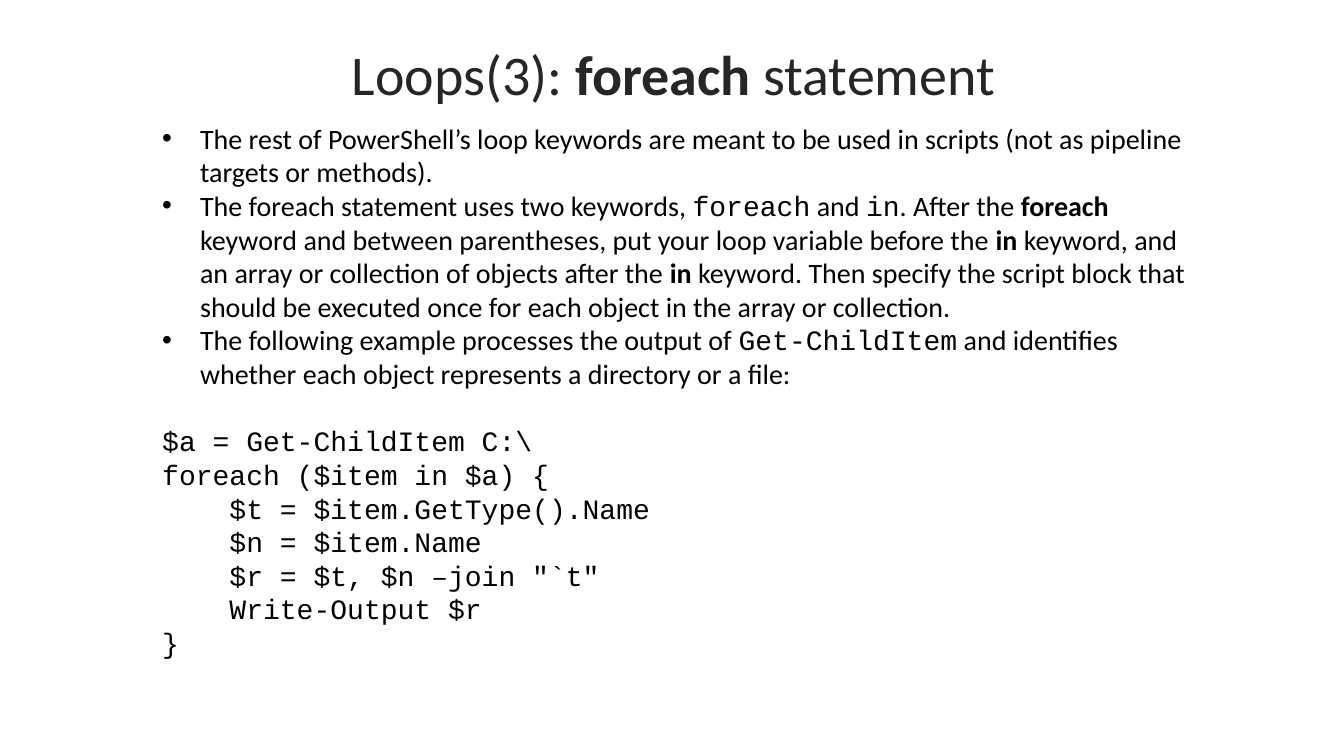
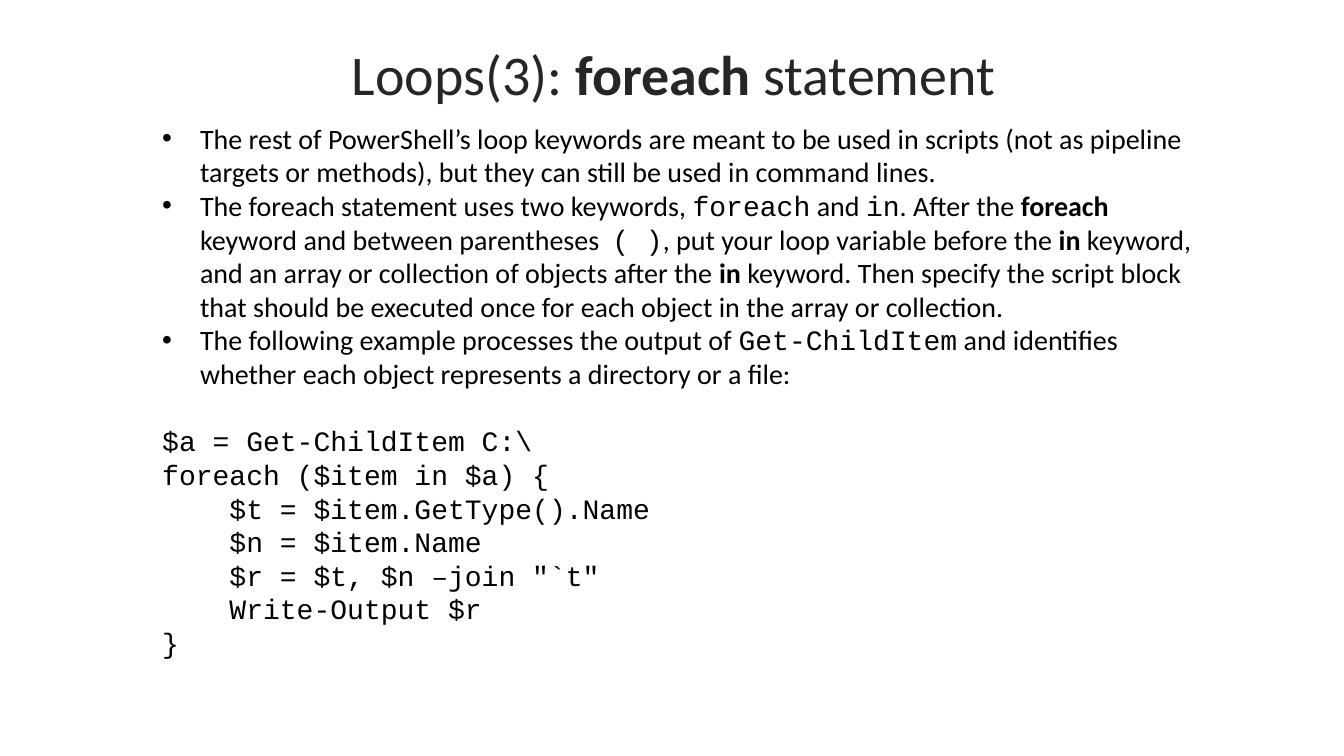
Before and after one commit to byui-cyber360/content, a slide deck: slide 11 of CYBER360-2.7-2.A-Control-Structures.pptx. Drawn at 1344x756 pixels with LibreOffice and Linux fonts; fonts in the diff are those of the drawing. Boxes give left, top, right and bottom in pixels: in the first picture for what was removed or moved away, otherwise in the second. Text is boxed around its words. In the diff, an @@ line names an element or a change of style, - is before the commit and + after.

```diff
--- a/CYBER360-2.7-2.A-Control-Structures.pptx
+++ b/CYBER360-2.7-2.A-Control-Structures.pptx
@@ text at (200,129,1191,322): text changed @@
-• The rest of PowerShell’s loop keywords are meant to be used in scripts (not as pipeline targets or methods).
-• The foreach statement uses two keywords, foreach and in. After the foreach keyword and between parentheses, put your loop variable before the in keyword, and an array or collection of objects after the in keyword. Then specify the script block that should be executed once for each object in the array or collection.
+• The rest of PowerShell’s loop keywords are meant to be used in scripts (not as pipeline targets or methods), but they can still be used in command lines.
+• The foreach statement uses two keywords, foreach and in. After the foreach keyword and between parentheses ( ), put your loop variable before the in keyword, and an array or collection of objects after the in keyword. Then specify the script block that should be executed once for each object in the array or collection.
```
Also in this commit, not shown: 15 other slides changed, 4 slides added, 22 other files.
